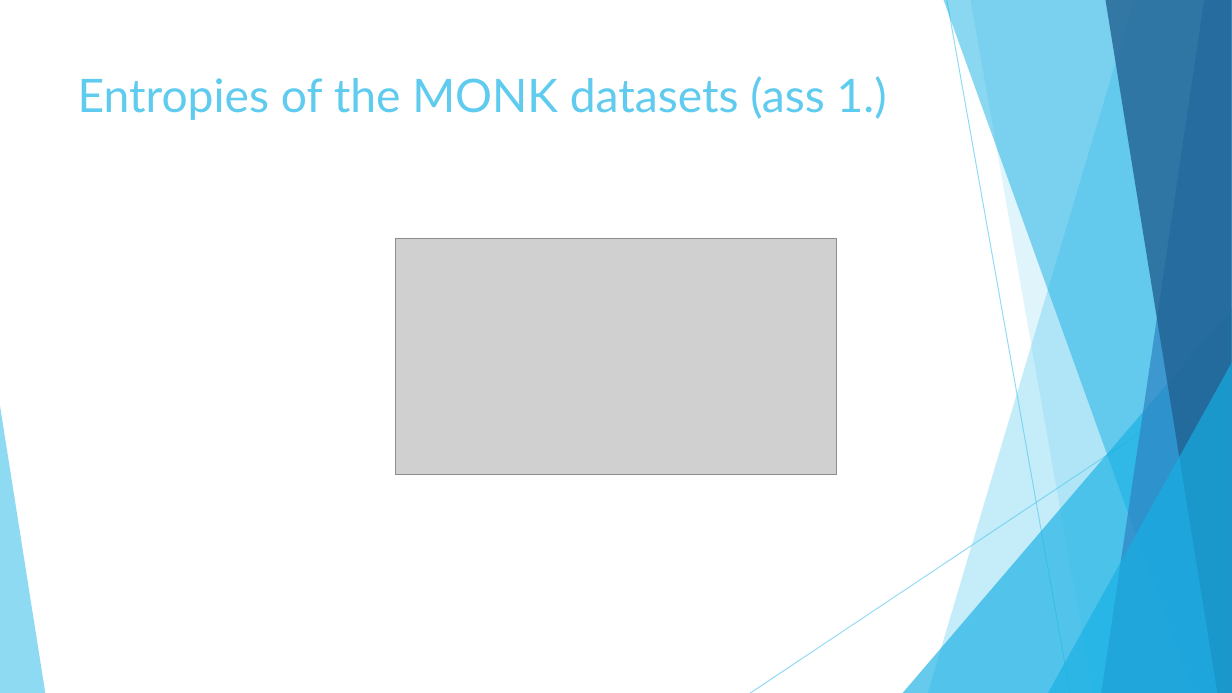
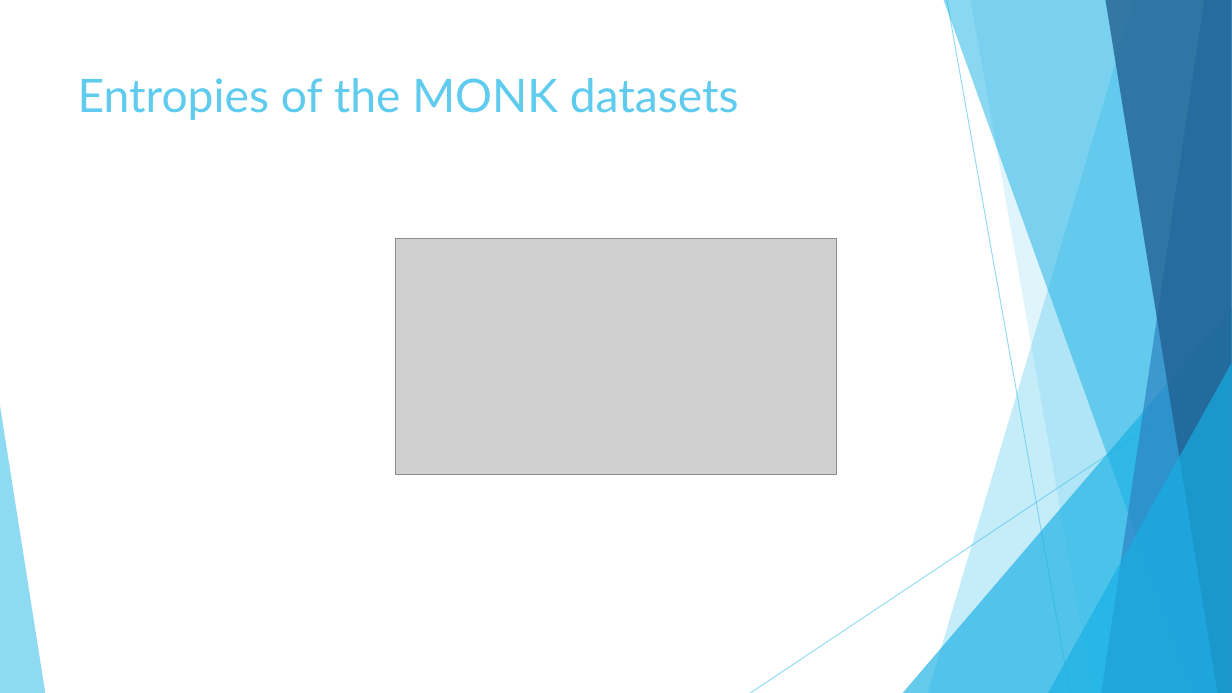
Before and after one commit to Ivan-Klabucar/Machine-Learning, a slide deck: slide 5 of Presentation3.pptx (slide 3 before the commit). Drawn at 1232x693 pixels with LibreOffice and Linux fonts; fonts in the diff are those of the drawing; grey boxes stand for pictures. Boxes give left, top, right and bottom in pixels: in the first picture for what was removed or moved away, otherwise in the second. Text is boxed around its words. In the diff, an @@ line names an element or a change of style, - is before the commit and + after.

```diff
--- a/Presentation3.pptx
+++ b/Presentation3.pptx
@@ title at <box>78,78,739,120</box>: text changed @@
-Entropies of the MONK datasets (ass 1.)
+Entropies of the MONK datasets
```
Also in this commit, not shown: 3 other slides changed, 4 slides added, 2 slides removed.
